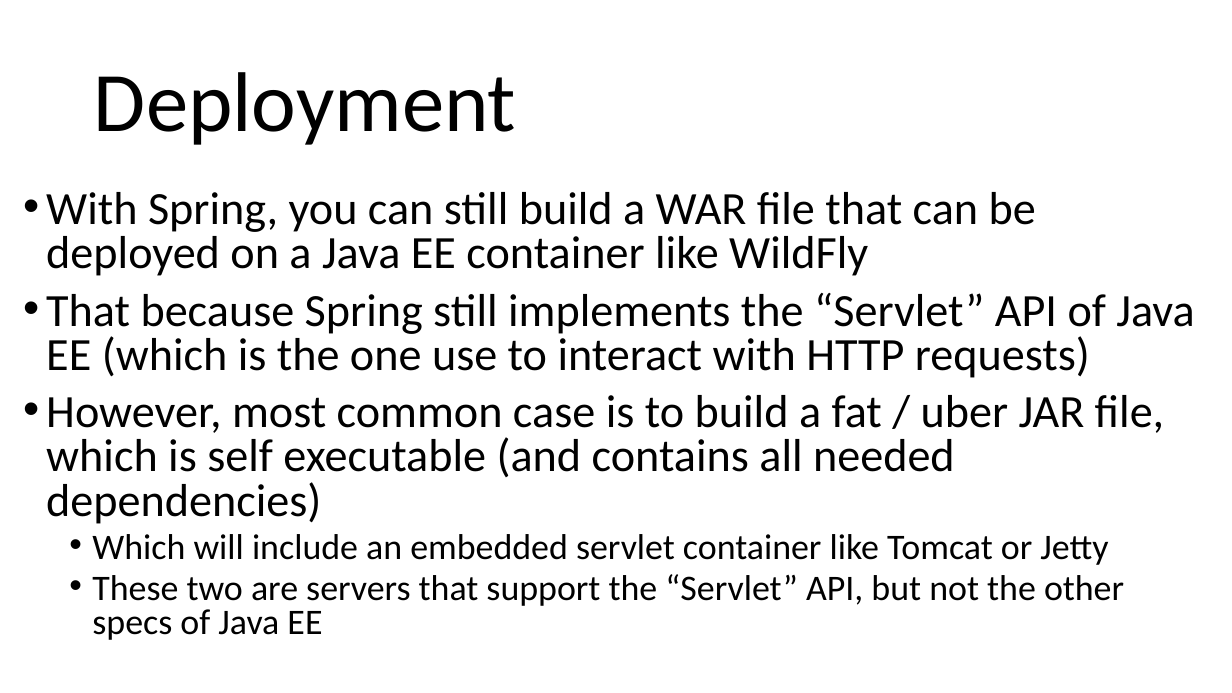
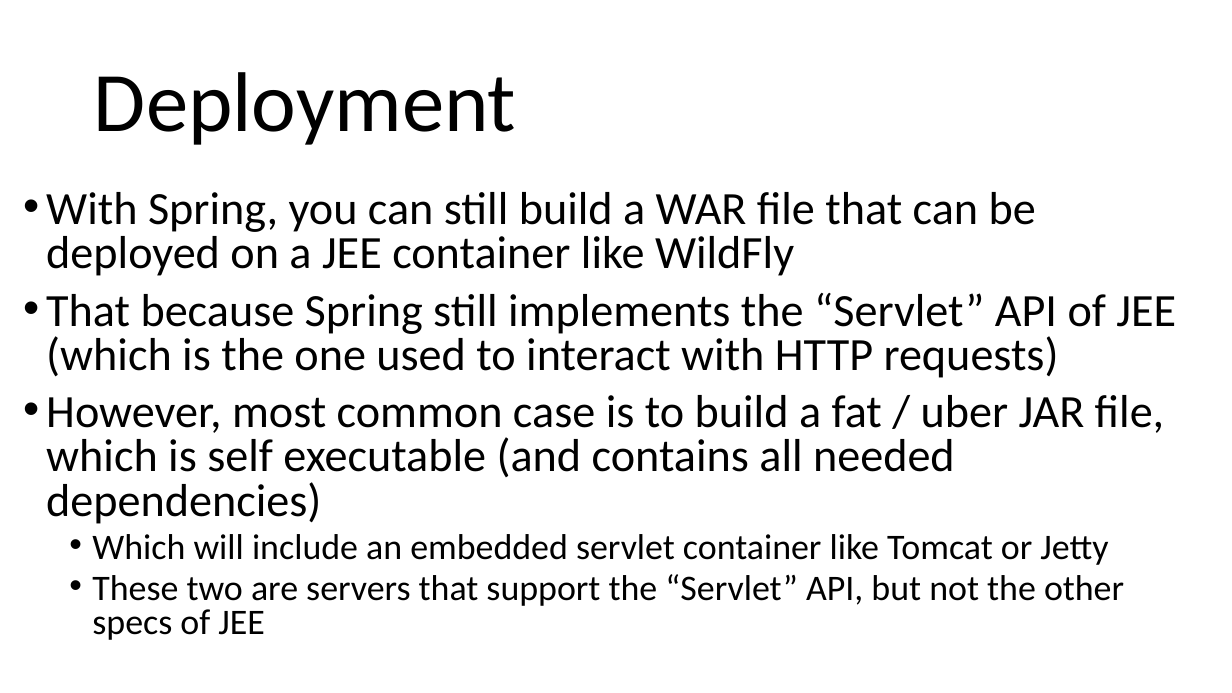
Before and after one commit to arcuri82/testing_security_development_enterprise_systems, a slide deck: slide 7 of doc/intro/slides/lesson_08_spring.pptx. Drawn at 1232x693 pixels with LibreOffice and Linux fonts; fonts in the diff are those of the drawing. Boxes give left, top, right and bottom in pixels: in the first picture for what was removed or moved away, otherwise in the second. Text is boxed around its words. In the diff, an @@ line names an element or a change of style, - is before the commit and + after.

```diff
--- a/doc/intro/slides/lesson_08_spring.pptx
+++ b/doc/intro/slides/lesson_08_spring.pptx
@@ text at (46, 192, 1176, 378): text changed @@
-• With Spring, you can still build a WAR file that can be deployed on a Java EE container like WildFly
-• That because Spring still implements the “Servlet” API of Java EE (which is the one use to interact with HTTP requests)
+• With Spring, you can still build a WAR file that can be deployed on a JEE container like WildFly
+• That because Spring still implements the “Servlet” API of JEE (which is the one used to interact with HTTP requests)
@@ text at (92, 574, 1124, 640): text changed @@
-  • These two are servers that support the “Servlet” API, but not the other specs of Java EE
+  • These two are servers that support the “Servlet” API, but not the other specs of JEE
```
Also in this commit, not shown: 9 other slides changed, 1 other file.
